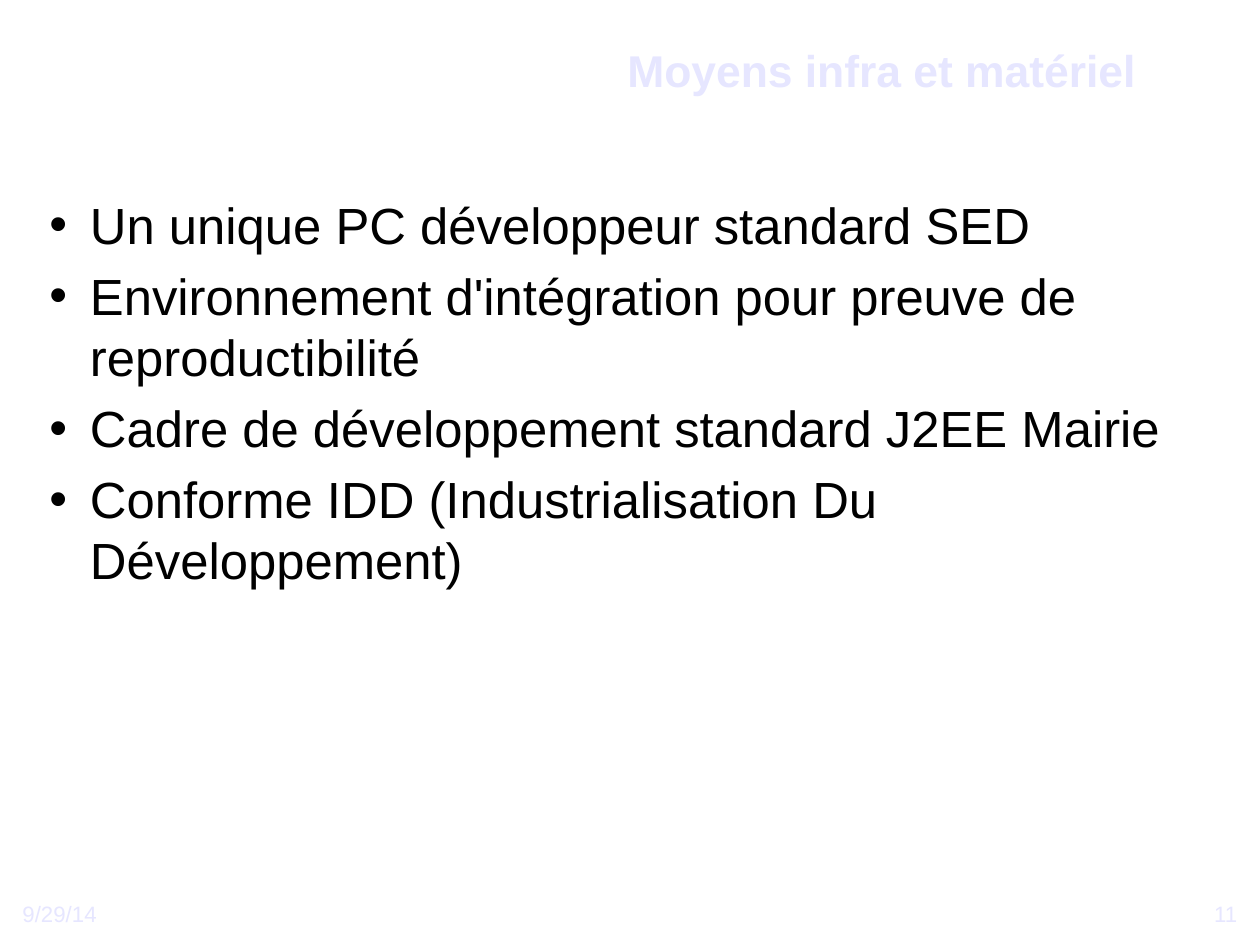
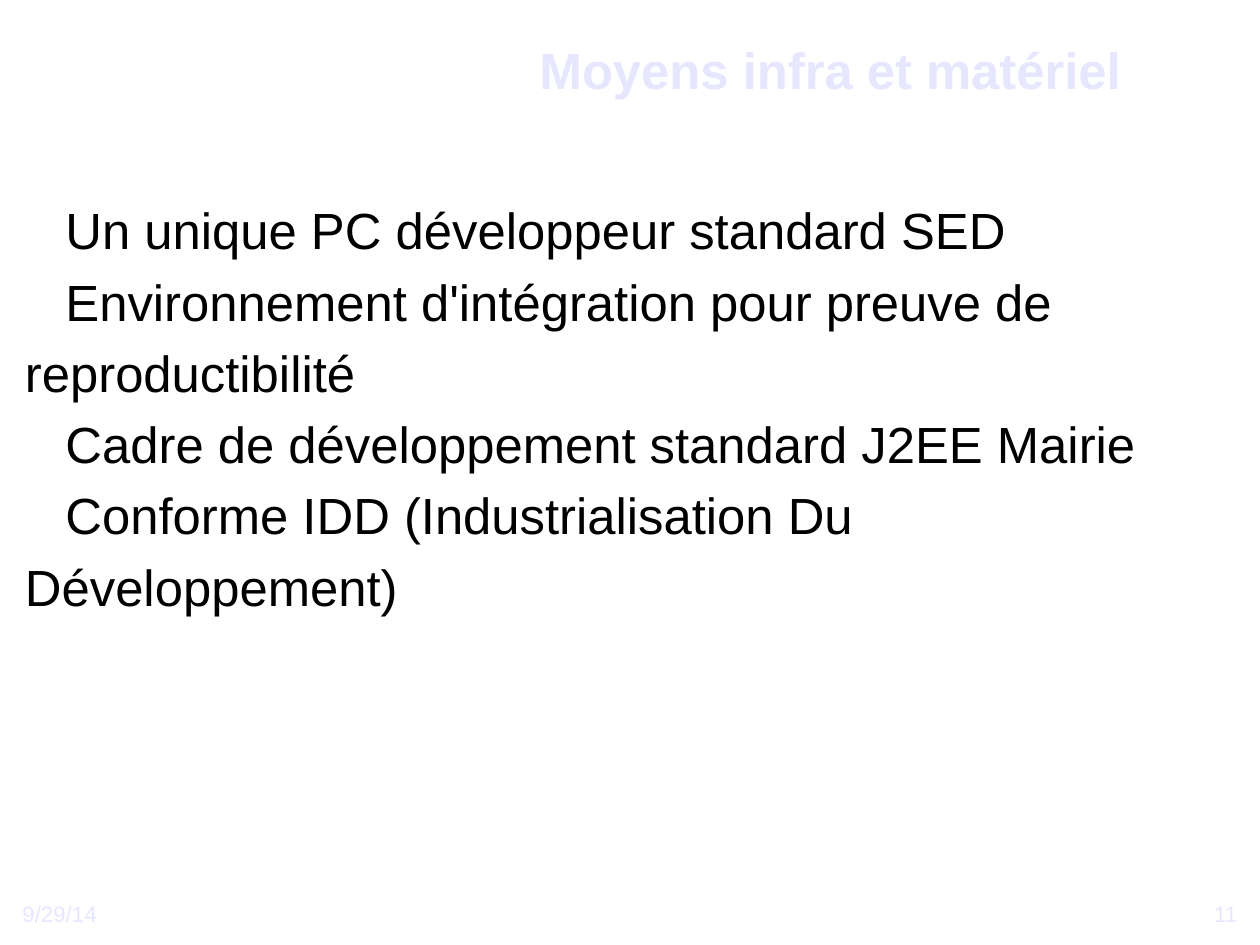
Before and after one commit to DSI-Ville-Noumea/sirh-kiosque-j2ee-old, a slide deck: slide 11 of src/site/resources/Vers_un_Kiosque_RH_J2EE.odp. Drawn at 1260x945 pixels with LibreOffice and Linux fonts; fonts in the diff are those of the drawing; background and template pictures are left out. Boxes give left, top, right and bottom in pixels: in the first picture for what was removed or moved away, otherwise in the second. Text is boxed around its words. In the diff, an @@ line names an element or a change of style, - is before the commit and + after.

```diff
--- a/src/site/resources/Vers_un_Kiosque_RH_J2EE.odp
+++ b/src/site/resources/Vers_un_Kiosque_RH_J2EE.odp
@@ title "Moyens infra et matériel": place and size @@
-title "Moyens infra et matériel" at <box>23,2,1148,137</box>
+title "Moyens infra et matériel" at <box>9,2,1134,137</box>
@@ title "Moyens infra et matériel" at <box>9,2,1134,137</box>: size 28 to 32 pt @@
@@ text "Un unique PC développeur standard ...": place and size @@
-text "Un unique PC développeur standard ..." at <box>90,206,1159,590</box>
+text "Un unique PC développeur standard ..." at <box>25,211,1135,616</box>
@@ text at <box>65,211,1135,474</box>: bullet • to ● @@
@@ text at <box>25,283,1051,402</box>: text changed @@
-• Environnement d'intégration pour preuve de reproductibilité
+● Environnement d'intégration pour preuve de
+reproductibilité
@@ text at <box>25,497,853,616</box>: text changed @@
-• Conforme IDD (Industrialisation Du Développement)
+● Conforme IDD (Industrialisation Du
+Développement)
```
Also in this commit, not shown: 27 other slides changed, 1 slide removed.
